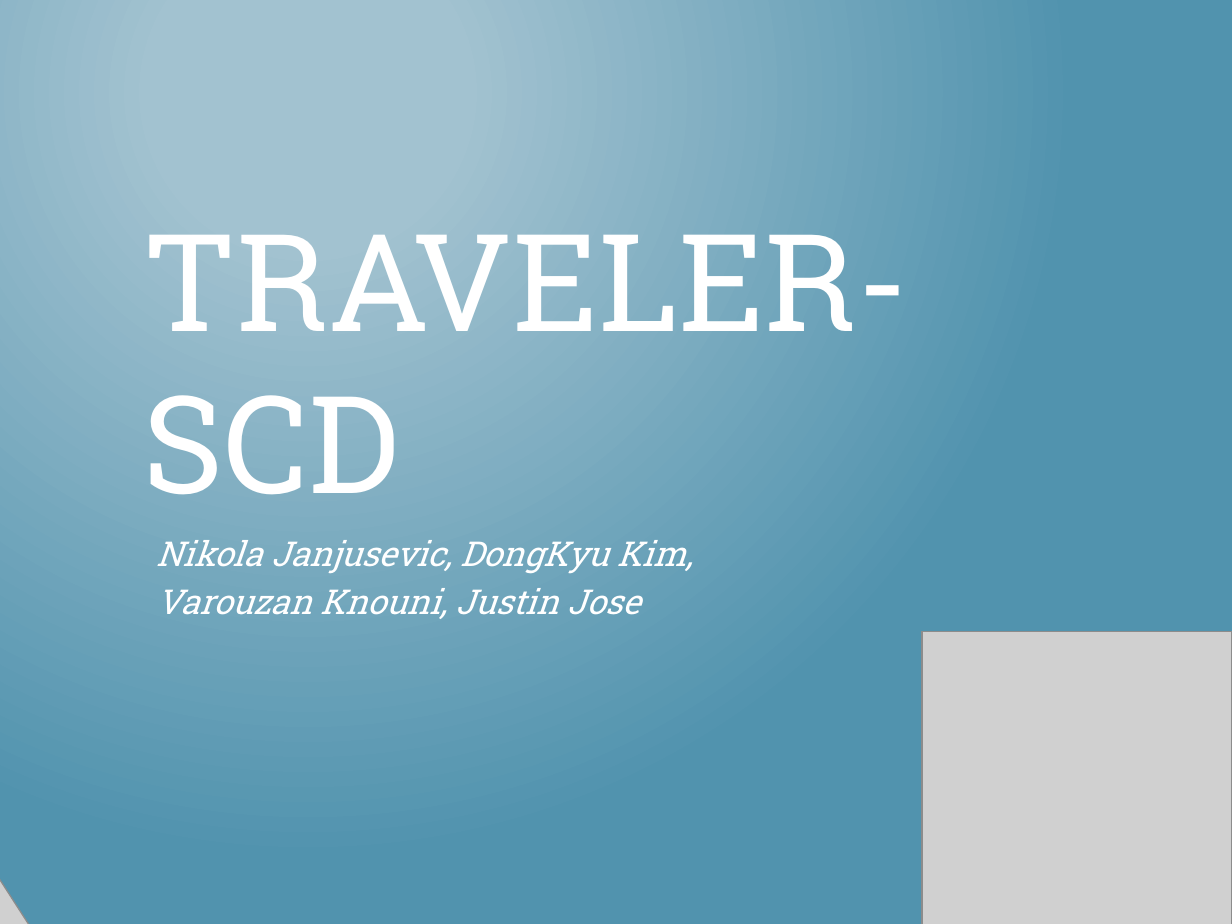
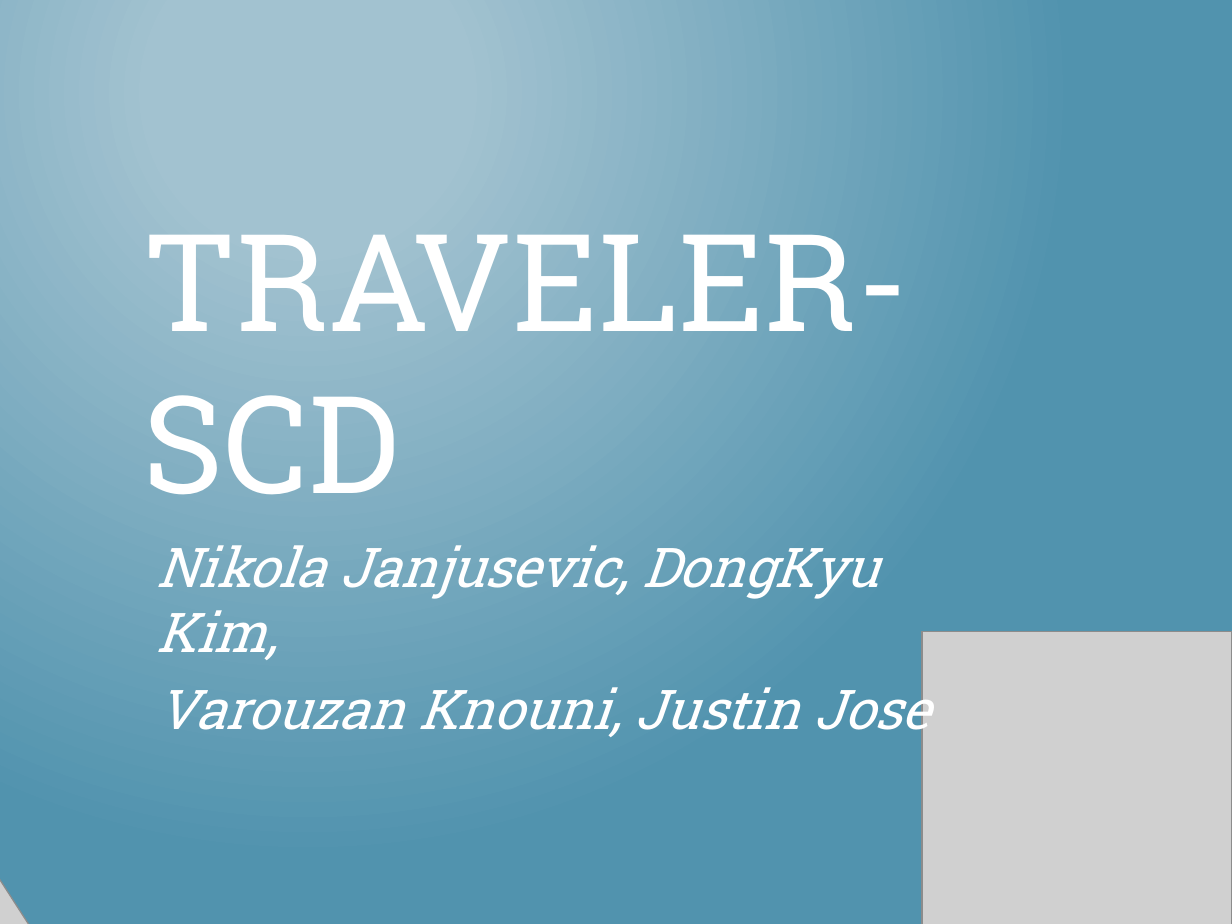
Before and after one commit to nikopj/Traveler-SCD, a slide deck: slide 1 of Traveler-SCD Midterm Presentation.pptx. Drawn at 1232x924 pixels with LibreOffice and Linux fonts; fonts in the diff are those of the drawing; grey boxes stand for pictures. Boxes give left, top, right and bottom in pixels: in the first picture for what was removed or moved away, otherwise in the second. Text is boxed around its words. In the diff, an @@ line names an element or a change of style, - is before the commit and + after.

Commit message:
update

```diff
--- a/Traveler-SCD Midterm Presentation.pptx
+++ b/Traveler-SCD Midterm Presentation.pptx
@@ subtitle "Nikola Janjusevic, DongKyu Kim," at [156, 545, 930, 743]: size 20 to 32 pt; more space between paragraphs @@
```
